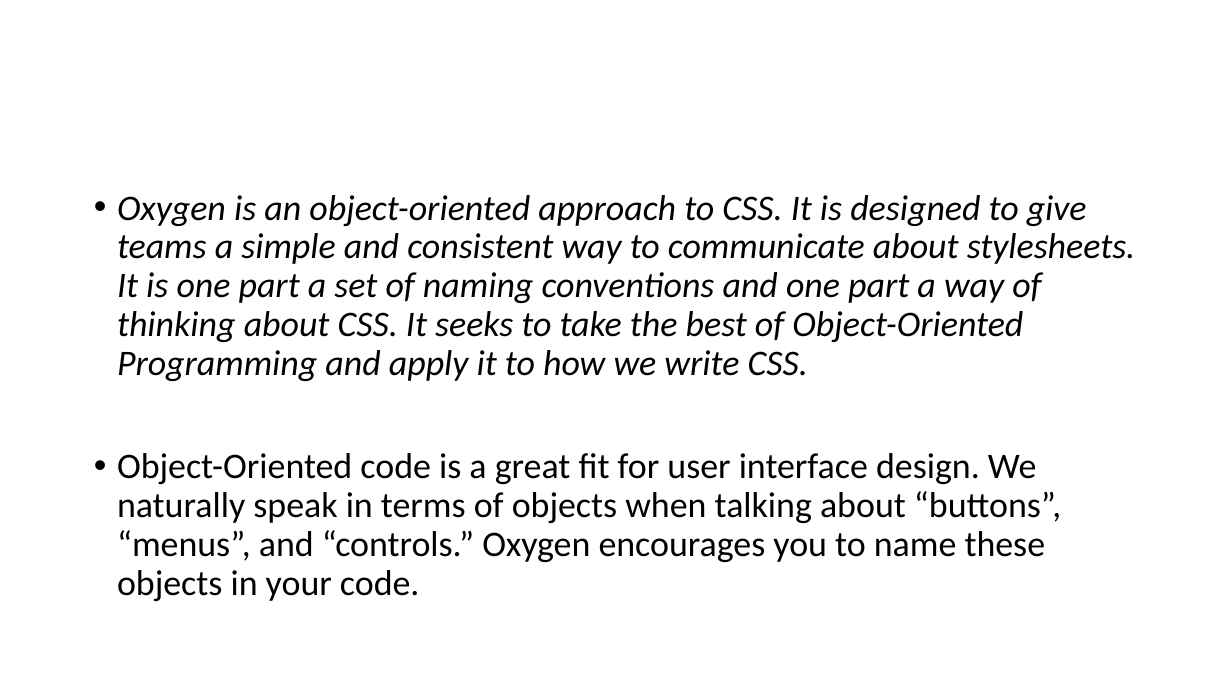
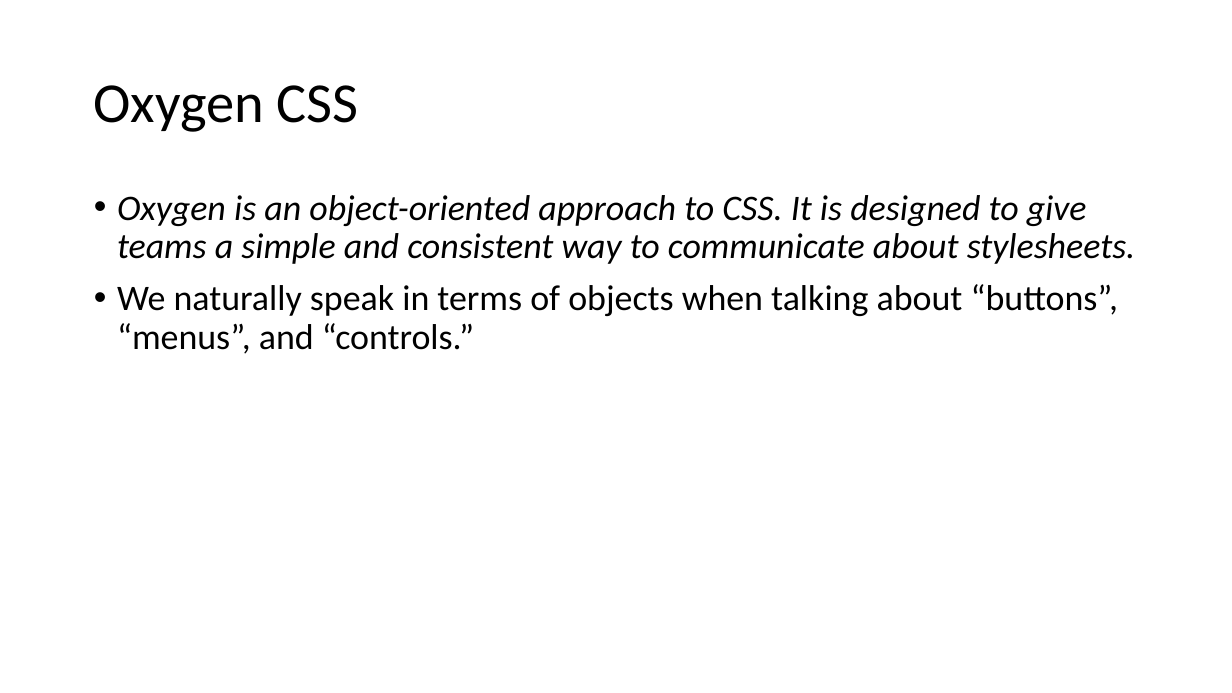
Before and after one commit to AMIS-Services/sig-css-architecture, a slide deck: slide 27 of SIG_CSS_Architecture.pptx (slide 23 before the commit). Drawn at 1232x693 pixels with LibreOffice and Linux fonts; fonts in the diff are those of the drawing. Boxes give left, top, right and bottom in pixels: in the first picture for what was removed or moved away, otherwise in the second. Text is boxed around its words. In the diff, an @@ line names an element or a change of style, - is before the commit and + after.

```diff
--- a/SIG_CSS_Architecture.pptx
+++ b/SIG_CSS_Architecture.pptx
@@ title added at <box>94,85,359,132</box>, 44 pt, text #000000 @@
+Oxygen CSS
@@ text at <box>117,195,1136,354</box>: text changed @@
-• Oxygen is an object-oriented approach to CSS. It is designed to give teams a simple and consistent way to communicate about stylesheets. It is one part a set of naming conventions and one part a way of thinking about CSS. It seeks to take the best of Object-Oriented Programming and apply it to how we write CSS.
-• Object-Oriented code is a great fit for user interface design. We naturally speak in terms of objects when talking about “buttons”, “menus”, and “controls.” Oxygen encourages you to name these objects in your code.
+• Oxygen is an object-oriented approach to CSS. It is designed to give teams a simple and consistent way to communicate about stylesheets.
+• We naturally speak in terms of objects when talking about “buttons”, “menus”, and “controls.”
```
Also in this commit, not shown: 5 other slides changed, 7 slides added.
